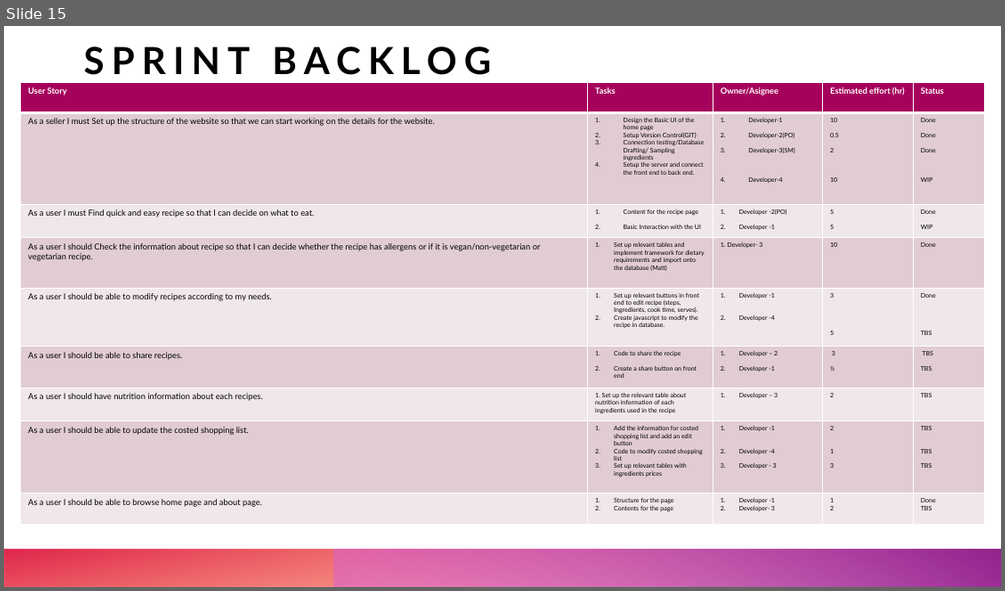
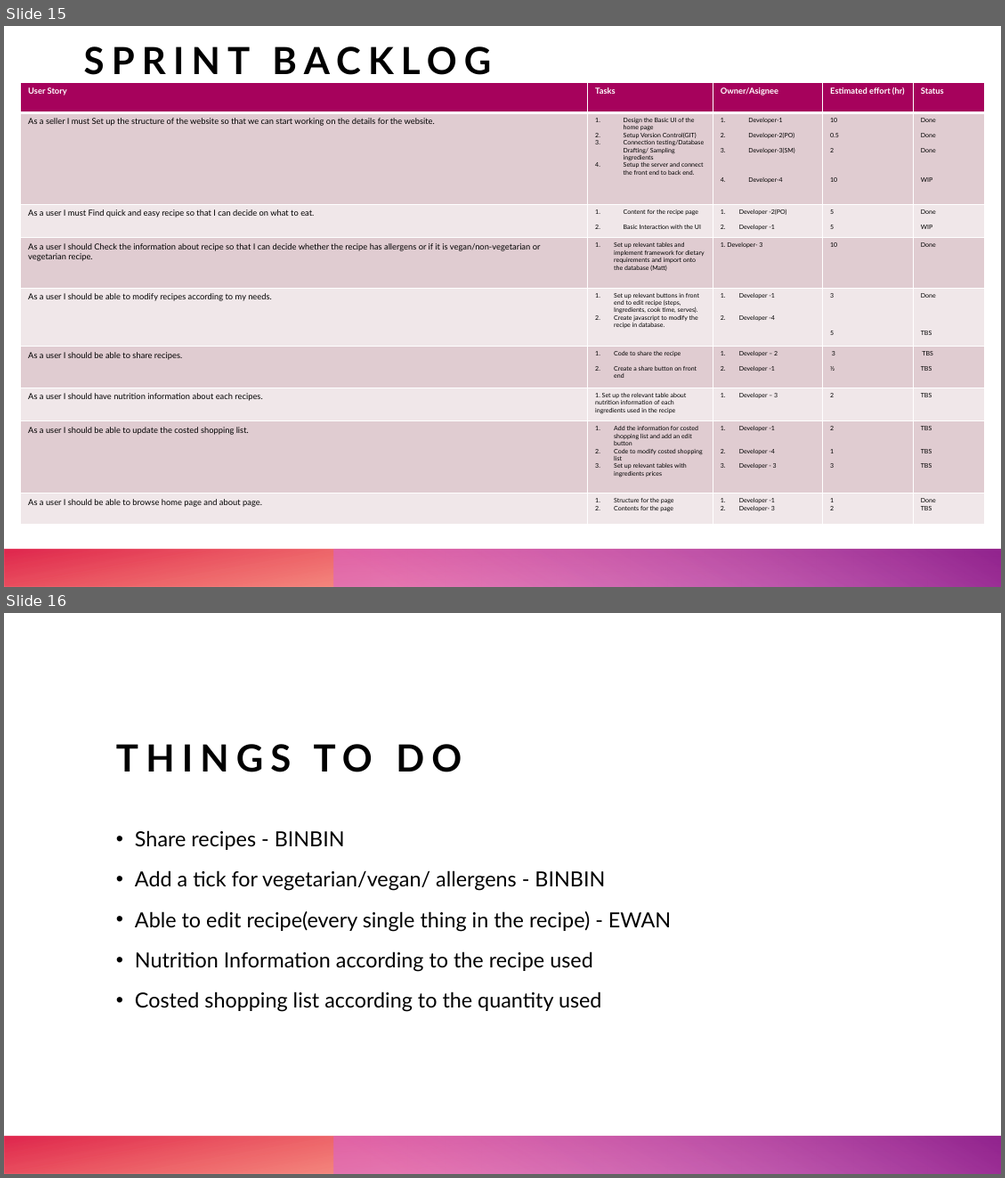
Before and after one commit to dabirrizvi/AgileSoftwareDevelopment, a slide deck: AGILE.pptx. Shown one above the other, each under a label of ours: slide 15 before the commit, slides 15 and 16 after it. The pictures are 1005x591 and 1005x1178 pixels, drawn with LibreOffice and Linux fonts; fonts in the diff are those of the drawing. Boxes give left, top, right and bottom in pixels: in the first picture for what was removed or moved away, otherwise in the second. Text is boxed around its words. In the diff, an @@ line names an element or a change of style, - is before the commit and + after.

```diff
--- a/AGILE.pptx
+++ b/AGILE.pptx
@@ slide 16 added at bbox=[4, 613, 1001, 1174], background #FFFFFF; not listed: 2 template elements that a slide beside it also shows @@
@@ title added at bbox=[116, 744, 461, 772], 36 pt, text #000000, bold @@
+THINGS TO DO
@@ text added at bbox=[135, 830, 671, 1012], 20 pt, text #000000 @@
+• Share recipes - BINBIN
+• Add a tick for vegetarian/vegan/ allergens - BINBIN
+• Able to edit recipe(every single thing in the recipe) - EWAN
+• Nutrition Information according to the recipe used
+• Costed shopping list according to the quantity used
```
